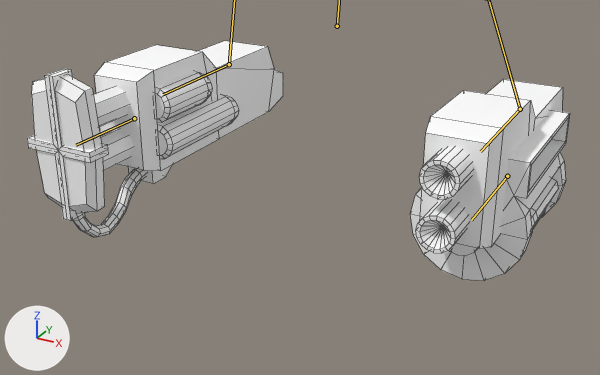
Renders of the Blender file Stora Spel/Stora Spel/Assets/Mech/FPB_body.blend from each side of a commit.
Rendered twice from a camera (50 mm lens) standing at (2.93, -5.89, 5.49) and looking at (-0.18, -0.25, 2.67). Arrows for +X, +Y and +Z are at lower left; the lights stay in place. The bones that bend it are drawn over the model as lines. Mesh edges are drawn as thin lines.

Names of what the first picture shows: 'Arms'.
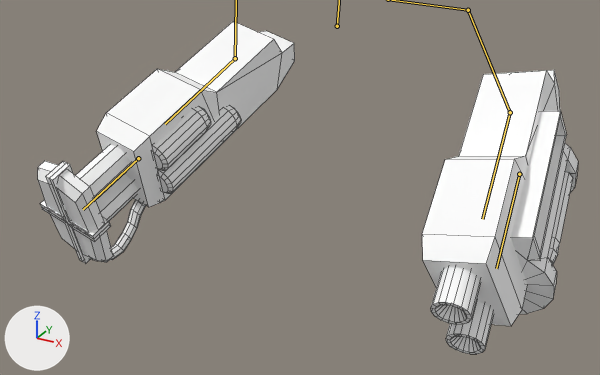
The newer file adds an action. The first version stands in its rest pose; the second is drawn at frame 10 of the action 'ArmatureAction'.

What differs and where, as boxes (x1, y1, x2, y2) in the pictures (600 x 375 px):
'Arms', posed (39% taller)
    before: (27, 41, 570, 281)
    after: (38, 21, 578, 354)
bone 'Arm lower L', root to tip
    before: (520, 109) to (480, 151)
    after: (510, 112) to (482, 219)
bone 'Arm lower R', root to tip
    before: (229, 64) to (163, 94)
    after: (235, 58) to (165, 124)

The change in detail:
Bone 'Shoulder L' (bone_shoulder_l) moves from (0.0, 0.0, 0.0) to (0.487, 0.0, 0.0).
Bone 'Shoulder L' (bone_shoulder_l) turns from (0, 0, 0) to (0, 9, 0) degrees about its own x, y and z.
Bone 'Arm upper L' (bone_arm_upper_l) turns from (0, 0, 0) to (1, 0, 1) degrees about its own x, y and z.
Bone 'Arm lower L' (bone_arm_lower_l) turns from (0, 0, 0) to (-18, 11, 3) degrees about its own x, y and z.
Bone 'Shoulder R' (bone_shoulder_r) turns from (0, 0, 0) to (0, -5, 0) degrees about its own x, y and z.
Bone 'Arm upper R' (bone_arm_upper_r) turns from (0, 0, 0) to (2, -1, -1) degrees about its own x, y and z.
Bone 'Arm lower R' (bone_arm_lower_r) turns from (0, 0, 0) to (-16, -13, -5) degrees about its own x, y and z.
